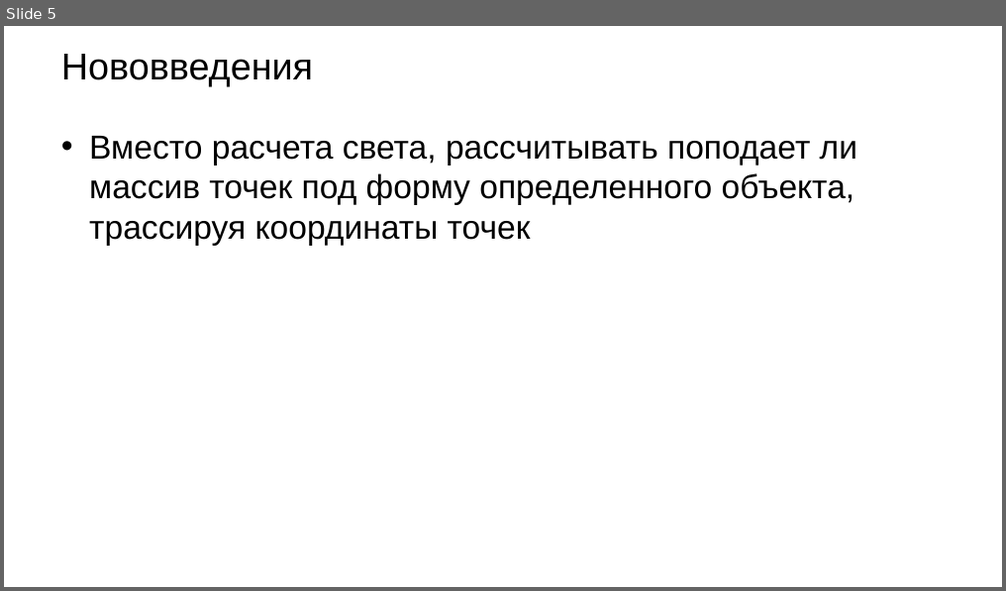
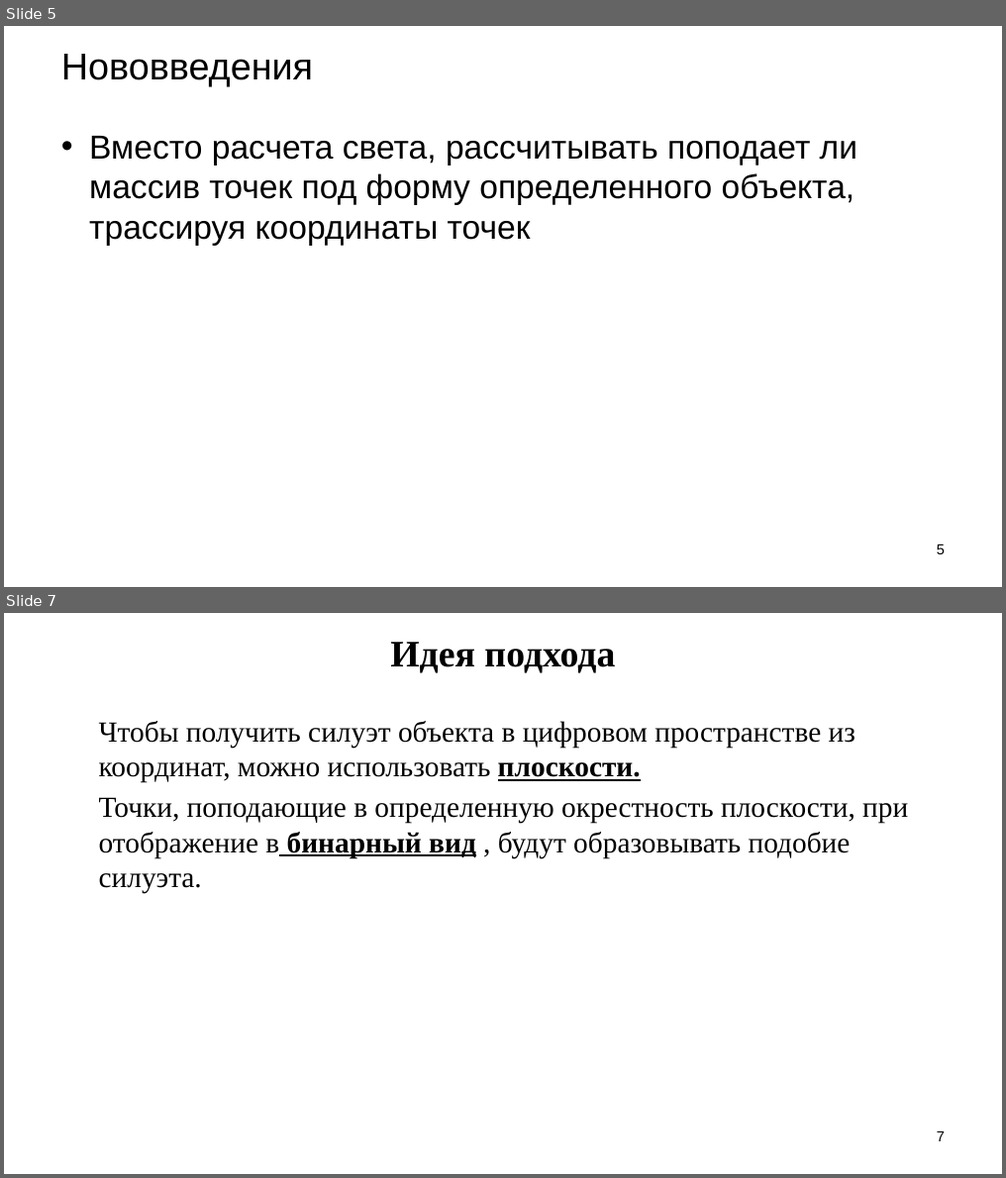
Before and after one commit to Dima3108/LaserScanningRecognition, a slide deck: Нейросеть для классификации облака точек.pptx. Shown one above the other, each under a label of ours: slide 5 before the commit, slides 5 and 7 after it; the slides between them are not shown. The pictures are 1006x591 and 1006x1178 pixels, drawn with LibreOffice and Linux fonts; fonts in the diff are those of the drawing; background and template pictures are left out. Boxes give left, top, right and bottom in pixels: in the first picture for what was removed or moved away, otherwise in the second. Text is boxed around its words. In the diff, an @@ line names an element or a change of style, - is before the commit and + after.

```diff
--- a/Нейросеть для классификации облака точек.pptx
+++ b/Нейросеть для классификации облака точек.pptx
@@ slide 7 added at bbox=[4, 613, 1002, 1174], background picture (left out) @@
@@ title added at bbox=[390, 642, 615, 673], 36 pt, text #000000, bold @@
+Идея подхода
@@ text added at bbox=[99, 721, 908, 893], 28 pt, text #000000 @@
+  Чтобы получить силуэт объекта в цифровом пространстве из координат, можно использовать плоскости.
+  Точки, поподающие в определенную окрестность плоскости, при отображение в бинарный вид , будут образовывать подобие силуэта.
@@ page number added at bbox=[937, 1132, 944, 1142], 14 pt, text #000000 @@
+7
@@ slide 5 changed as well @@
@@ page number added at bbox=[937, 545, 944, 555], 14 pt, text #000000 @@
+5
```
Also in this commit, not shown: 6 other slides changed, 3 other slides added, 1 other file.
